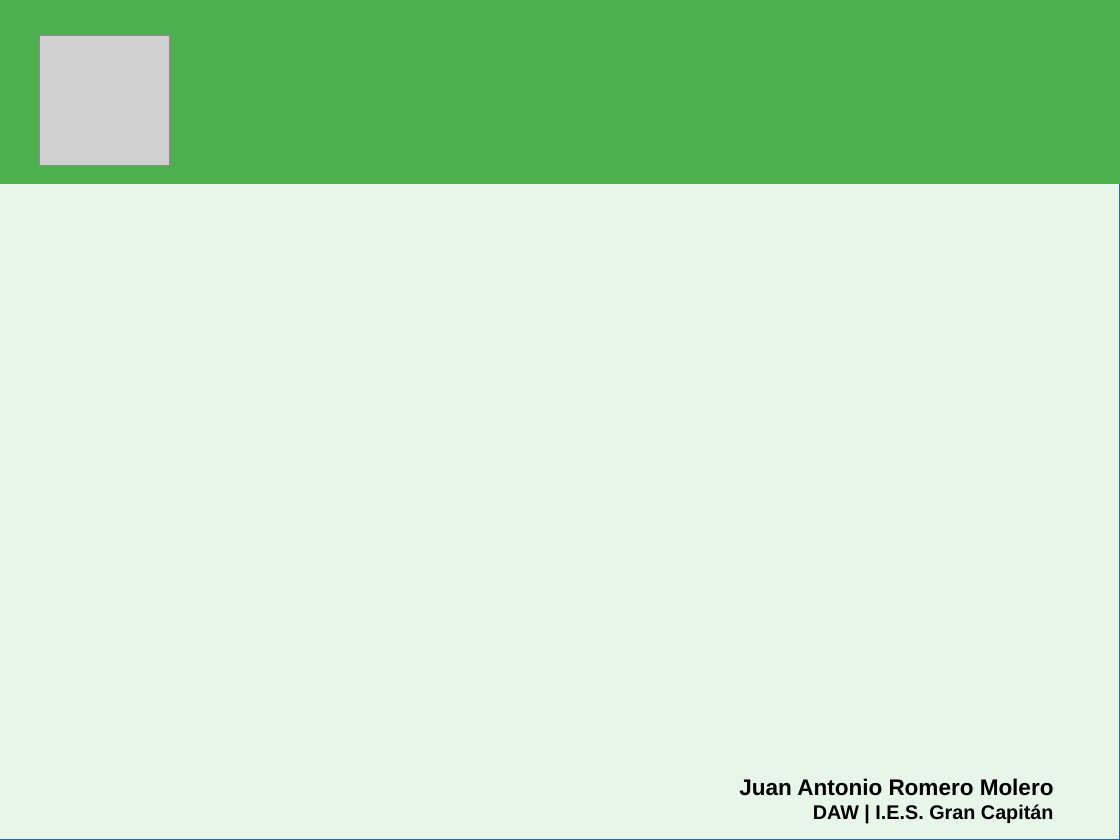
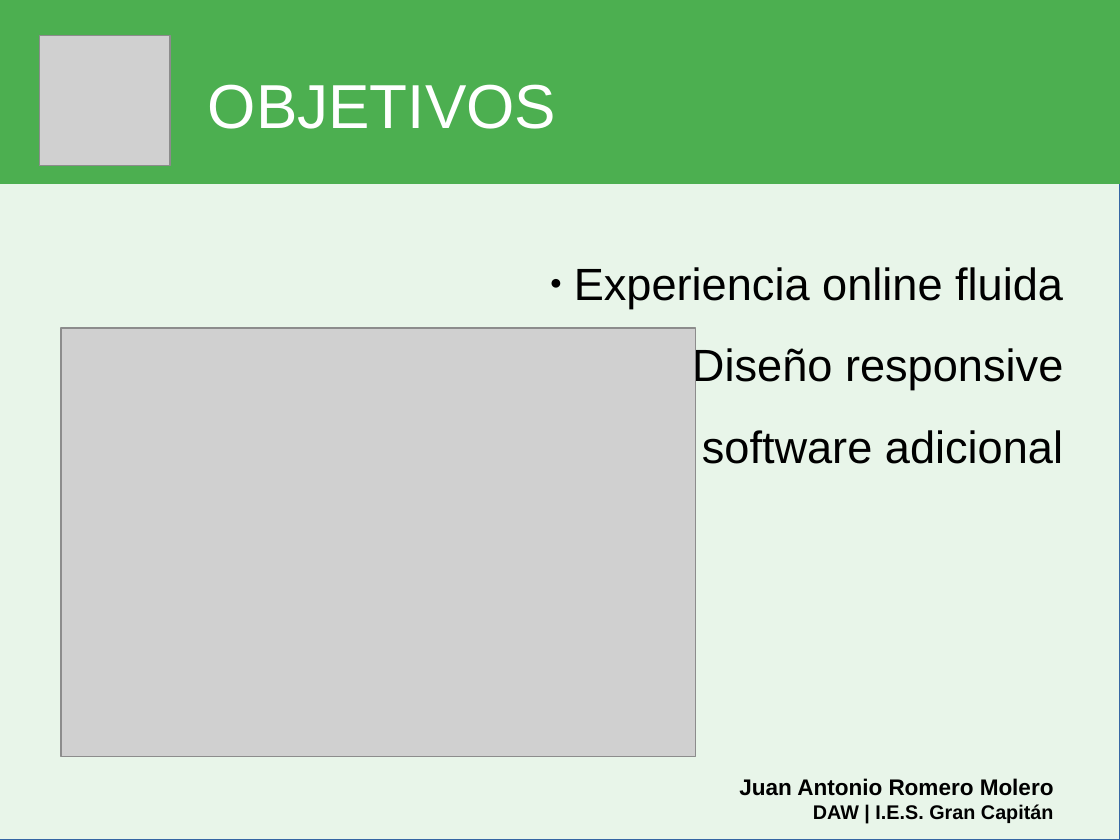
Before and after one commit to DptoInformaticaIESGranCapitan/JaRomero95-brisca-online, a slide deck: slide 4 of ppt/ppt.odp (slide 7 before the commit). Drawn at 1120x840 pixels with LibreOffice and Linux fonts; fonts in the diff are those of the drawing; grey boxes stand for pictures. Boxes give left, top, right and bottom in pixels: in the first picture for what was removed or moved away, otherwise in the second. Text is boxed around its words. In the diff, an @@ line names an element or a change of style, - is before the commit and + after.

Commit message:
ppt

```diff
--- a/ppt/ppt.odp
+++ b/ppt/ppt.odp
@@ title added at [208, 84, 556, 129], 44 pt, text #FFFFFF @@
+OBJETIVOS
@@ subtitle added at [574, 267, 1063, 464], 32 pt, text #000000 @@
+● Experiencia online fluida
+● Diseño responsive
+● Sin software adicional
@@ picture added at [61, 328, 696, 757] @@
```
Also in this commit, not shown: 1 other slide changed, 3 slides added, 7 other files.
